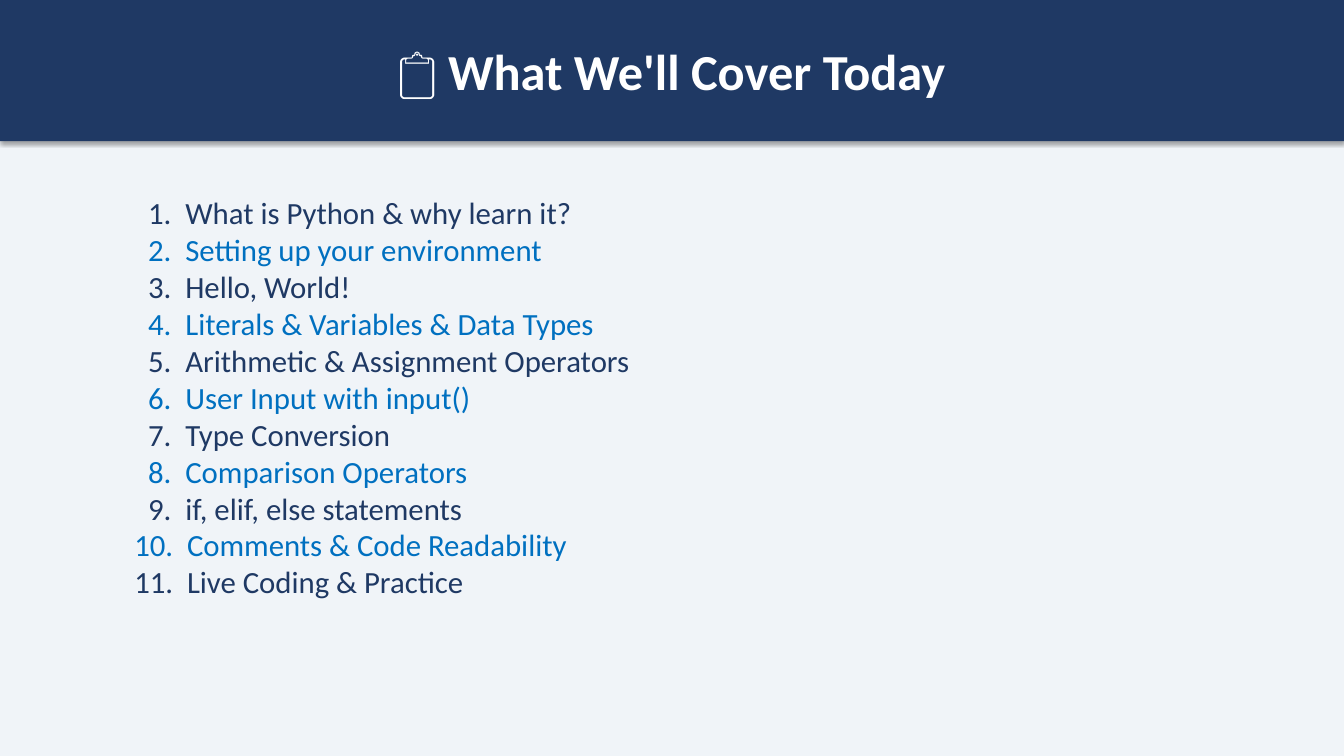
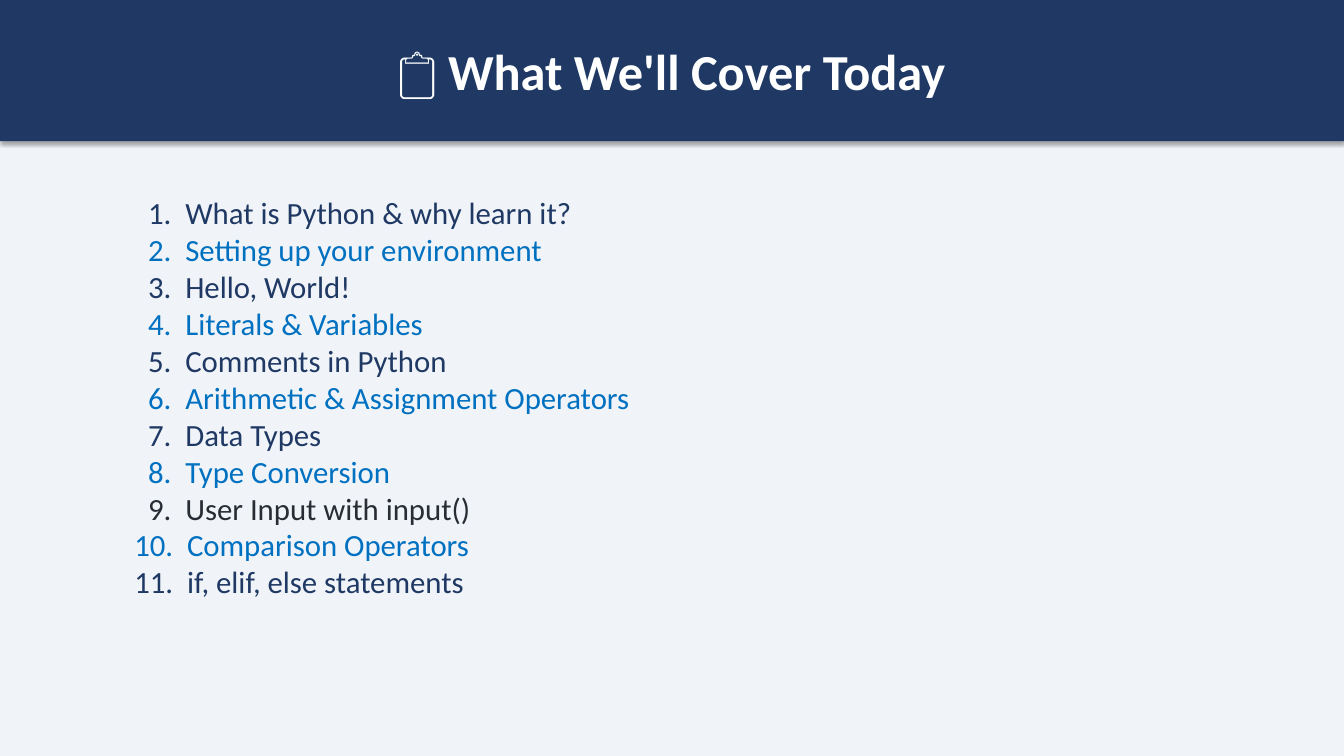
Before and after one commit to cvc-comanescu-catalin/python-course, a slide deck: slide 2 of slides/session1_intro_and_basics.pptx. Drawn at 1344x756 pixels with LibreOffice and Linux fonts; fonts in the diff are those of the drawing. Boxes give left, top, right and bottom in pixels: in the first picture for what was removed or moved away, otherwise in the second. Text is boxed around its words. In the diff, an @@ line names an element or a change of style, - is before the commit and + after.

```diff
--- a/slides/session1_intro_and_basics.pptx
+++ b/slides/session1_intro_and_basics.pptx
@@ text at [134, 313, 629, 597]: text changed @@
-4. Literals & Variables & Data Types
-5. Arithmetic & Assignment Operators
-6. User Input with input()
-7. Type Conversion
-8. Comparison Operators
-9. if, elif, else statements
-10. Comments & Code Readability
-11. Live Coding & Practice
+4. Literals & Variables
+5. Comments in Python
+6. Arithmetic & Assignment Operators
+7. Data Types
+8. Type Conversion
+9. User Input with input()
+10. Comparison Operators
+11. if, elif, else statements
```
Also in this commit, not shown: 12 other slides changed, 6 slides added, 2 slides removed, 7 other files.
